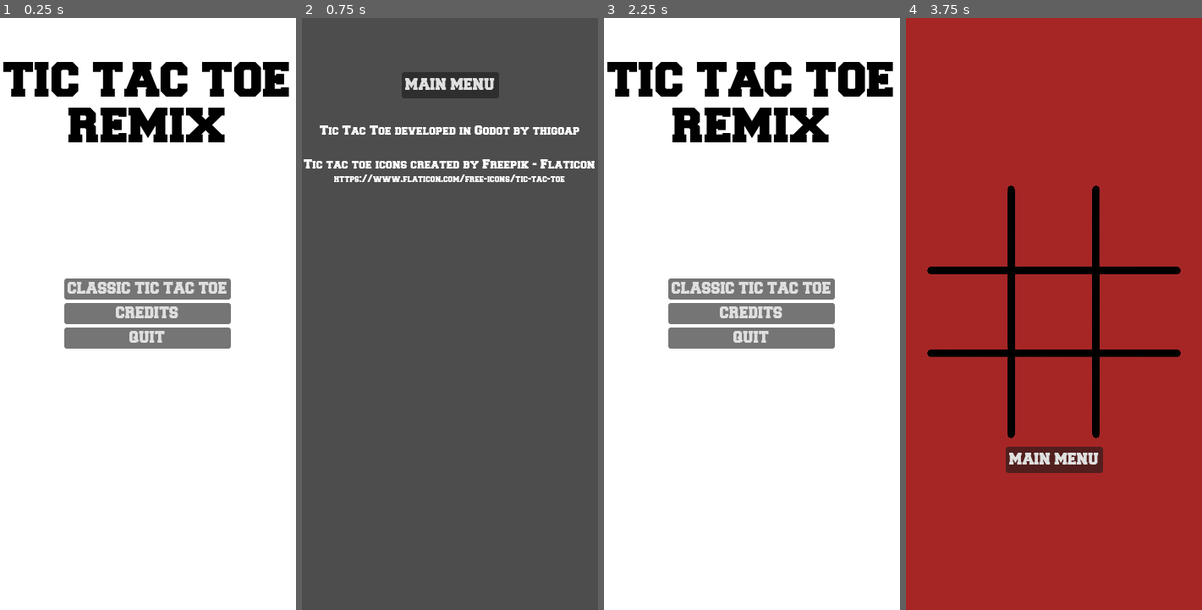
Above: before the commit, frames 1-4 (left to right).
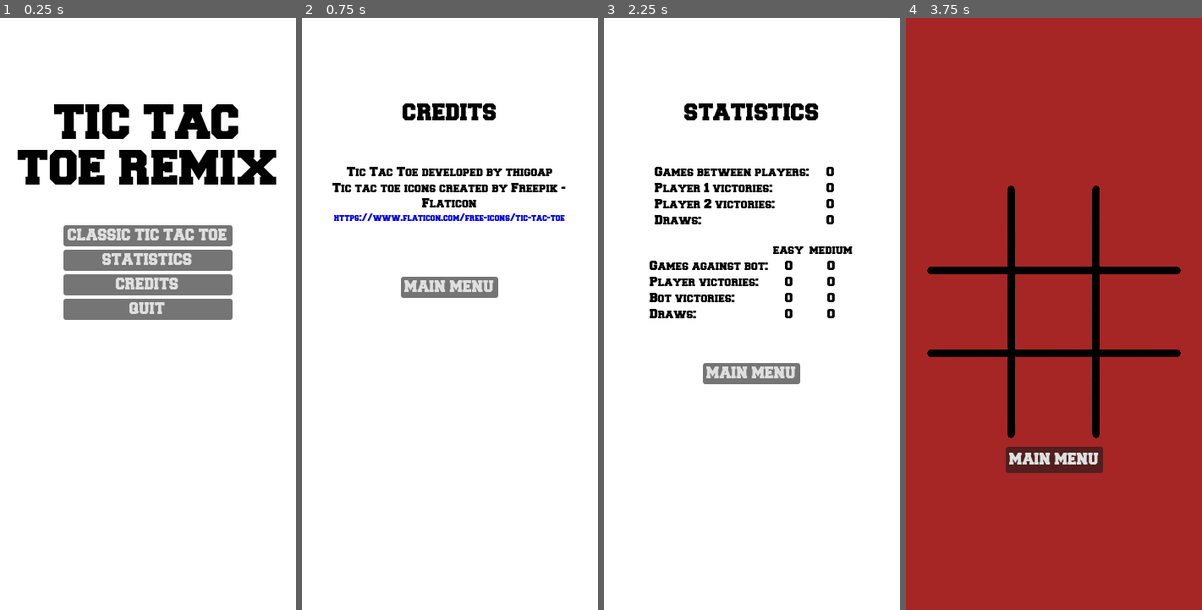
Above: after the commit, the same moments.

Repository: thigoap/godot_retro-games-remix
Game: Godot game, scene res://scenes/main_menu.tscn
Two runs of this game, one before a commit and one after it. Both use one fixed random seed, a clock stepped at 60 frames per second and the inputs below.
Inputs (mouse positions are in pixels of both pictures, inside the frame that each line leads up to):
- Up to frame 1 (0.25 s): no input
- Up to frame 2 (0.75 s): click "CREDITS" at 0.5 s
- Up to frame 3 (2.25 s): click "MAIN MENU" at 1.25 s; click (752, 260) at 2 s, where only the run after the commit has a clickable "STATISTICS"
- Up to frame 4 (3.75 s): click (1054, 373) at 2.75 s, where only the run after the commit has a clickable "MAIN MENU"; click "CLASSIC TIC TAC TOE" at 3.5 s

The runs differ from the first frame. In frame 1, 18% of the frame differs, in the area x 1-98%, y 7-56%; in frame 2, 98%, in the area x 0-100%, y 0-100%; in frame 3, 16%; in frame 4, nothing differs.

Commit message:
Created statistics page and adjusted visual.

Diff:
--- a/scenes/credits.tscn
+++ b/scenes/credits.tscn
@@ -1,7 +1,10 @@
-[gd_scene load_steps=3 format=3 uid="uid://dr6lfgy02vi6t"]
+[gd_scene load_steps=4 format=3 uid="uid://dr6lfgy02vi6t"]
 
 [ext_resource type="Script" path="res://scripts/credits.gd" id="1_lq723"]
 [ext_resource type="FontFile" uid="uid://bjcunf2h07njr" path="res://assets/freshman/Freshman.ttf" id="2_mwuux"]
+
+[sub_resource type="StyleBoxFlat" id="StyleBoxFlat_s8h6q"]
+bg_color = Color(1, 1, 1, 1)
 
 [node name="Credits" type="Control"]
 layout_mode = 3
@@ -12,33 +15,63 @@
 grow_vertical = 2
 script = ExtResource("1_lq723")
 
-[node name="VBoxContainer" type="VBoxContainer" parent="."]
+[node name="Panel" type="Panel" parent="."]
 layout_mode = 1
 anchors_preset = 15
 anchor_right = 1.0
 anchor_bottom = 1.0
-offset_top = 126.0
 grow_horizontal = 2
 grow_vertical = 2
+theme_override_styles/panel = SubResource("StyleBoxFlat_s8h6q")
 
-[node name="Godot" type="Label" parent="VBoxContainer"]
+[node name="MarginContainer" type="MarginContainer" parent="."]
+layout_mode = 1
+anchors_preset = 15
+anchor_right = 1.0
+anchor_bottom = 1.0
+grow_horizontal = 2
+grow_vertical = 2
+theme_override_constants/margin_left = 20
+theme_override_constants/margin_top = 100
+theme_override_constants/margin_right = 20
+
+[node name="VBoxContainer" type="VBoxContainer" parent="MarginContainer"]
 layout_mode = 2
+theme_override_constants/separation = 50
+
+[node name="VBoxContainer" type="VBoxContainer" parent="MarginContainer/VBoxContainer"]
+layout_mode = 2
+size_flags_horizontal = 4
+
+[node name="Title" type="Label" parent="MarginContainer/VBoxContainer/VBoxContainer"]
+layout_mode = 2
+size_flags_horizontal = 4
+theme_override_colors/font_color = Color(0, 0, 0, 1)
 theme_override_fonts/font = ExtResource("2_mwuux")
-theme_override_font_sizes/font_size = 14
-text = "Tic Tac Toe developed in Godot by thigoap
+theme_override_font_sizes/font_size = 24
+text = "CREDITS
 "
 horizontal_alignment = 1
 
-[node name="Godot2" type="Label" parent="VBoxContainer"]
+[node name="VBoxContainer2" type="VBoxContainer" parent="MarginContainer/VBoxContainer"]
 layout_mode = 2
+size_flags_horizontal = 4
+
+[node name="Game" type="Label" parent="MarginContainer/VBoxContainer/VBoxContainer2"]
+layout_mode = 2
+size_flags_horizontal = 4
+theme_override_colors/font_color = Color(0, 0, 0, 1)
 theme_override_fonts/font = ExtResource("2_mwuux")
-text = "
+theme_override_font_sizes/font_size = 14
+text = "Tic Tac Toe developed by thigoap
 "
 horizontal_alignment = 1
 
-[node name="Assets" type="Label" parent="VBoxContainer"]
-custom_minimum_size = Vector2(350, 0)
+[node name="Assets" type="Label" parent="MarginContainer/VBoxContainer/VBoxContainer2"]
+custom_minimum_size = Vector2(300, 0)
 layout_mode = 2
+size_flags_horizontal = 4
+theme_override_colors/font_color = Color(0, 0, 0, 1)
 theme_override_fonts/font = ExtResource("2_mwuux")
 theme_override_font_sizes/font_size = 14
 text = "Tic tac toe icons created by Freepik - Flaticon
@@ -46,9 +79,10 @@
 horizontal_alignment = 1
 autowrap_mode = 2
 
-[node name="Assets url" type="Label" parent="VBoxContainer"]
-custom_minimum_size = Vector2(350, 0)
+[node name="Assets url" type="Label" parent="MarginContainer/VBoxContainer/VBoxContainer2"]
+custom_minimum_size = Vector2(300, 0)
 layout_mode = 2
+theme_override_colors/font_color = Color(0, 0, 0.913725, 1)
 theme_override_fonts/font = ExtResource("2_mwuux")
 theme_override_font_sizes/font_size = 10
 text = "https://www.flaticon.com/free-icons/tic-tac-toe
@@ -57,23 +91,13 @@
 horizontal_alignment = 1
 autowrap_mode = 2
 
-[node name="Panel" type="Panel" parent="."]
+[node name="VBoxContainer3" type="VBoxContainer" parent="MarginContainer/VBoxContainer"]
 layout_mode = 2
-offset_top = 121.0
-offset_right = 400.0
-offset_bottom = 121.0
+size_flags_horizontal = 4
 
-[node name="Button" type="Button" parent="."]
-layout_mode = 1
-anchors_preset = 5
-anchor_left = 0.5
-anchor_right = 0.5
-offset_left = -57.5
-offset_top = 64.0
-offset_right = 57.5
-offset_bottom = 95.0
-grow_horizontal = 2
+[node name="Button" type="Button" parent="MarginContainer/VBoxContainer/VBoxContainer3"]
+layout_mode = 2
 theme_override_fonts/font = ExtResource("2_mwuux")
 text = "MAIN MENU"
 
-[connection signal="pressed" from="Button" to="." method="_on_button_pressed"]
+[connection signal="pressed" from="MarginContainer/VBoxContainer/VBoxContainer3/Button" to="." method="_on_button_pressed"]
--- a/scenes/main_menu.tscn
+++ b/scenes/main_menu.tscn
@@ -24,46 +24,63 @@
 grow_vertical = 2
 theme_override_styles/panel = SubResource("StyleBoxFlat_kj46a")
 
-[node name="Label" type="Label" parent="."]
-layout_mode = 1
-anchors_preset = 10
-anchor_right = 1.0
-offset_top = 50.0
-offset_bottom = 101.0
-grow_horizontal = 2
-theme_override_colors/font_color = Color(0, 0, 0, 1)
-theme_override_fonts/font = ExtResource("2_c82sg")
-theme_override_font_sizes/font_size = 50
-text = "TIC TAC TOE
-REMIX"
-horizontal_alignment = 1
-
-[node name="CenterContainer" type="CenterContainer" parent="."]
+[node name="MarginContainer" type="MarginContainer" parent="."]
 layout_mode = 1
 anchors_preset = 15
 anchor_right = 1.0
 anchor_bottom = 1.0
 grow_horizontal = 2
 grow_vertical = 2
+theme_override_constants/margin_left = 10
+theme_override_constants/margin_top = 100
+theme_override_constants/margin_right = 10
 
-[node name="VBoxContainer" type="VBoxContainer" parent="CenterContainer"]
+[node name="VBoxContainer" type="VBoxContainer" parent="MarginContainer"]
+layout_mode = 2
+theme_override_constants/separation = 40
+
+[node name="Tic Tac Toe Remix" type="Label" parent="MarginContainer/VBoxContainer"]
+custom_minimum_size = Vector2(300, 0)
+layout_mode = 2
+theme_override_colors/font_color = Color(0, 0, 0, 1)
+theme_override_fonts/font = ExtResource("2_c82sg")
+theme_override_font_sizes/font_size = 50
+text = "TIC TAC TOE REMIX"
+horizontal_alignment = 1
+autowrap_mode = 2
+
+[node name="VBoxContainer" type="VBoxContainer" parent="MarginContainer/VBoxContainer"]
 layout_mode = 2
 
-[node name="Tic Tac Toe" type="Button" parent="CenterContainer/VBoxContainer"]
+[node name="Tic Tac Toe" type="Button" parent="MarginContainer/VBoxContainer/VBoxContainer"]
+custom_minimum_size = Vector2(200, 0)
 layout_mode = 2
+size_flags_horizontal = 4
 theme_override_fonts/font = ExtResource("2_c82sg")
 text = "CLASSIC TIC TAC TOE"
 
-[node name="Credits" type="Button" parent="CenterContainer/VBoxContainer"]
+[node name="Statistics" type="Button" parent="MarginContainer/VBoxContainer/VBoxContainer"]
+custom_minimum_size = Vector2(200, 0)
 layout_mode = 2
+size_flags_horizontal = 4
+theme_override_fonts/font = ExtResource("2_c82sg")
+text = "STATISTICS"
+
+[node name="Credits" type="Button" parent="MarginContainer/VBoxContainer/VBoxContainer"]
+custom_minimum_size = Vector2(200, 0)
+layout_mode = 2
+size_flags_horizontal = 4
 theme_override_fonts/font = ExtResource("2_c82sg")
 text = "CREDITS"
 
-[node name="Quit" type="Button" parent="CenterContainer/VBoxContainer"]
+[node name="Quit" type="Button" parent="MarginContainer/VBoxContainer/VBoxContainer"]
+custom_minimum_size = Vector2(200, 0)
 layout_mode = 2
+size_flags_horizontal = 4
 theme_override_fonts/font = ExtResource("2_c82sg")
 text = "QUIT"
 
-[connection signal="pressed" from="CenterContainer/VBoxContainer/Tic Tac Toe" to="." method="_on_tic_tac_toe_pressed"]
-[connection signal="pressed" from="CenterContainer/VBoxContainer/Credits" to="." method="_on_credits_pressed"]
-[connection signal="pressed" from="CenterContainer/VBoxContainer/Quit" to="." method="_on_quit_pressed"]
+[connection signal="pressed" from="MarginContainer/VBoxContainer/VBoxContainer/Tic Tac Toe" to="." method="_on_tic_tac_toe_pressed"]
+[connection signal="pressed" from="MarginContainer/VBoxContainer/VBoxContainer/Statistics" to="." method="_on_statistics_pressed"]
+[connection signal="pressed" from="MarginContainer/VBoxContainer/VBoxContainer/Credits" to="." method="_on_credits_pressed"]
+[connection signal="pressed" from="MarginContainer/VBoxContainer/VBoxContainer/Quit" to="." method="_on_quit_pressed"]
--- /dev/null
+++ b/scenes/statistics.tscn
@@ -0,0 +1,313 @@
+[gd_scene load_steps=4 format=3 uid="uid://b2a6q7e8of42t"]
+
+[ext_resource type="Script" path="res://scripts/credits.gd" id="1_4vydb"]
+[ext_resource type="FontFile" uid="uid://bjcunf2h07njr" path="res://assets/freshman/Freshman.ttf" id="2_a4ta4"]
+
+[sub_resource type="StyleBoxFlat" id="StyleBoxFlat_s8h6q"]
+bg_color = Color(1, 1, 1, 1)
+
+[node name="Credits" type="Control"]
+layout_mode = 3
+anchors_preset = 15
+anchor_right = 1.0
+anchor_bottom = 1.0
+grow_horizontal = 2
+grow_vertical = 2
+script = ExtResource("1_4vydb")
+
+[node name="Panel" type="Panel" parent="."]
+layout_mode = 1
+anchors_preset = 15
+anchor_right = 1.0
+anchor_bottom = 1.0
+grow_horizontal = 2
+grow_vertical = 2
+theme_override_styles/panel = SubResource("StyleBoxFlat_s8h6q")
+
+[node name="MarginContainer" type="MarginContainer" parent="."]
+layout_mode = 1
+anchors_preset = 15
+anchor_right = 1.0
+anchor_bottom = 1.0
+grow_horizontal = 2
+grow_vertical = 2
+theme_override_constants/margin_left = 20
+theme_override_constants/margin_top = 100
+theme_override_constants/margin_right = 20
+
+[node name="VBoxContainer" type="VBoxContainer" parent="MarginContainer"]
+layout_mode = 2
+size_flags_horizontal = 4
+theme_override_constants/separation = 50
+
+[node name="VBoxContainer" type="VBoxContainer" parent="MarginContainer/VBoxContainer"]
+layout_mode = 2
+size_flags_horizontal = 4
+
+[node name="Title" type="Label" parent="MarginContainer/VBoxContainer/VBoxContainer"]
+layout_mode = 2
+size_flags_horizontal = 4
+theme_override_colors/font_color = Color(0, 0, 0, 1)
+theme_override_fonts/font = ExtResource("2_a4ta4")
+theme_override_font_sizes/font_size = 24
+text = "STATISTICS
+"
+horizontal_alignment = 1
+
+[node name="VBoxContainer2" type="VBoxContainer" parent="MarginContainer/VBoxContainer"]
+layout_mode = 2
+theme_override_constants/separation = 20
+
+[node name="GridContainer" type="GridContainer" parent="MarginContainer/VBoxContainer/VBoxContainer2"]
+layout_mode = 2
+size_flags_horizontal = 4
+columns = 2
+
+[node name="Players" type="Label" parent="MarginContainer/VBoxContainer/VBoxContainer2/GridContainer"]
+layout_mode = 2
+size_flags_horizontal = 0
+theme_override_colors/font_color = Color(0, 0, 0, 1)
+theme_override_fonts/font = ExtResource("2_a4ta4")
+theme_override_font_sizes/font_size = 14
+text = "Games between players:
+"
+
+[node name="Players Games" type="Label" parent="MarginContainer/VBoxContainer/VBoxContainer2/GridContainer"]
+custom_minimum_size = Vector2(40, 0)
+layout_mode = 2
+size_flags_horizontal = 0
+theme_override_colors/font_color = Color(0, 0, 0, 1)
+theme_override_fonts/font = ExtResource("2_a4ta4")
+theme_override_font_sizes/font_size = 14
+text = "0
+"
+horizontal_alignment = 1
+
+[node name="Player 1" type="Label" parent="MarginContainer/VBoxContainer/VBoxContainer2/GridContainer"]
+layout_mode = 2
+size_flags_horizontal = 0
+theme_override_colors/font_color = Color(0, 0, 0, 1)
+theme_override_fonts/font = ExtResource("2_a4ta4")
+theme_override_font_sizes/font_size = 14
+text = "Player 1 victories:
+"
+
+[node name="Player 1 Victories" type="Label" parent="MarginContainer/VBoxContainer/VBoxContainer2/GridContainer"]
+custom_minimum_size = Vector2(40, 0)
+layout_mode = 2
+size_flags_horizontal = 4
+theme_override_colors/font_color = Color(0, 0, 0, 1)
+theme_override_fonts/font = ExtResource("2_a4ta4")
+theme_override_font_sizes/font_size = 14
+text = "0
+"
+horizontal_alignment = 1
+
+[node name="Player 2" type="Label" parent="MarginContainer/VBoxContainer/VBoxContainer2/GridContainer"]
+layout_mode = 2
+size_flags_horizontal = 0
+theme_override_colors/font_color = Color(0, 0, 0, 1)
+theme_override_fonts/font = ExtResource("2_a4ta4")
+theme_override_font_sizes/font_size = 14
+text = "Player 2 victories:
+"
+
+[node name="Player 2 Victories" type="Label" parent="MarginContainer/VBoxContainer/VBoxContainer2/GridContainer"]
+custom_minimum_size = Vector2(40, 0)
+layout_mode = 2
+size_flags_horizontal = 4
+theme_override_colors/font_color = Color(0, 0, 0, 1)
+theme_override_fonts/font = ExtResource("2_a4ta4")
+theme_override_font_sizes/font_size = 14
+text = "0
+"
+horizontal_alignment = 1
+
+[node name="Players Draw" type="Label" parent="MarginContainer/VBoxContainer/VBoxContainer2/GridContainer"]
+layout_mode = 2
+size_flags_horizontal = 0
+theme_override_colors/font_color = Color(0, 0, 0, 1)
+theme_override_fonts/font = ExtResource("2_a4ta4")
+theme_override_font_sizes/font_size = 14
+text = "Draws:
+"
+
+[node name="Draws" type="Label" parent="MarginContainer/VBoxContainer/VBoxContainer2/GridContainer"]
+custom_minimum_size = Vector2(40, 0)
+layout_mode = 2
+size_flags_horizontal = 4
+theme_override_colors/font_color = Color(0, 0, 0, 1)
+theme_override_fonts/font = ExtResource("2_a4ta4")
+theme_override_font_sizes/font_size = 14
+text = "0
+"
+horizontal_alignment = 1
+
+[node name="GridContainer2" type="GridContainer" parent="MarginContainer/VBoxContainer/VBoxContainer2"]
+layout_mode = 2
+size_flags_horizontal = 4
+columns = 3
+
+[node name="Empty" type="Label" parent="MarginContainer/VBoxContainer/VBoxContainer2/GridContainer2"]
+layout_mode = 2
+size_flags_horizontal = 0
+theme_override_colors/font_color = Color(0, 0, 0, 1)
+theme_override_fonts/font = ExtResource("2_a4ta4")
+theme_override_font_sizes/font_size = 14
+text = "
+"
+
+[node name="Easy" type="Label" parent="MarginContainer/VBoxContainer/VBoxContainer2/GridContainer2"]
+custom_minimum_size = Vector2(40, 0)
+layout_mode = 2
+theme_override_colors/font_color = Color(0, 0, 0, 1)
+theme_override_fonts/font = ExtResource("2_a4ta4")
+theme_override_font_sizes/font_size = 14
+text = "easy
+"
+horizontal_alignment = 1
+
+[node name="Medium" type="Label" parent="MarginContainer/VBoxContainer/VBoxContainer2/GridContainer2"]
+custom_minimum_size = Vector2(40, 0)
+layout_mode = 2
+size_flags_horizontal = 0
+theme_override_colors/font_color = Color(0, 0, 0, 1)
+theme_override_fonts/font = ExtResource("2_a4ta4")
+theme_override_font_sizes/font_size = 14
+text = "medium
+"
+horizontal_alignment = 1
+
+[node name="Bots" type="Label" parent="MarginContainer/VBoxContainer/VBoxContainer2/GridContainer2"]
+layout_mode = 2
+size_flags_horizontal = 0
+theme_override_colors/font_color = Color(0, 0, 0, 1)
+theme_override_fonts/font = ExtResource("2_a4ta4")
+theme_override_font_sizes/font_size = 14
+text = "Games against bot:
+"
+
+[node name="Easy Bot Games" type="Label" parent="MarginContainer/VBoxContainer/VBoxContainer2/GridContainer2"]
+custom_minimum_size = Vector2(40, 0)
+layout_mode = 2
+theme_override_colors/font_color = Color(0, 0, 0, 1)
+theme_override_fonts/font = ExtResource("2_a4ta4")
+theme_override_font_sizes/font_size = 14
+text = "0
+"
+horizontal_alignment = 1
+
+[node name="Medium Bot Games" type="Label" parent="MarginContainer/VBoxContainer/VBoxContainer2/GridContainer2"]
+custom_minimum_size = Vector2(52, 0)
+layout_mode = 2
+size_flags_horizontal = 4
+theme_override_colors/font_color = Color(0, 0, 0, 1)
+theme_override_fonts/font = ExtResource("2_a4ta4")
+theme_override_font_sizes/font_size = 14
+text = "0
+"
+horizontal_alignment = 1
+
+[node name="Player" type="Label" parent="MarginContainer/VBoxContainer/VBoxContainer2/GridContainer2"]
+layout_mode = 2
+size_flags_horizontal = 0
+theme_override_colors/font_color = Color(0, 0, 0, 1)
+theme_override_fonts/font = ExtResource("2_a4ta4")
+theme_override_font_sizes/font_size = 14
+text = "Player victories:
+"
+
+[node name="Easy Player Victories" type="Label" parent="MarginContainer/VBoxContainer/VBoxContainer2/GridContainer2"]
+custom_minimum_size = Vector2(40, 0)
+layout_mode = 2
+size_flags_horizontal = 4
+theme_override_colors/font_color = Color(0, 0, 0, 1)
+theme_override_fonts/font = ExtResource("2_a4ta4")
+theme_override_font_sizes/font_size = 14
+text = "0
+"
+horizontal_alignment = 1
+
+[node name="Medium Player Victories" type="Label" parent="MarginContainer/VBoxContainer/VBoxContainer2/GridContainer2"]
+custom_minimum_size = Vector2(40, 0)
+layout_mode = 2
+size_flags_horizontal = 4
+theme_override_colors/font_color = Color(0, 0, 0, 1)
+theme_override_fonts/font = ExtResource("2_a4ta4")
+theme_override_font_sizes/font_size = 14
+text = "0
+"
+horizontal_alignment = 1
+
+[node name="Bot" type="Label" parent="MarginContainer/VBoxContainer/VBoxContainer2/GridContainer2"]
+layout_mode = 2
+size_flags_horizontal = 0
+theme_override_colors/font_color = Color(0, 0, 0, 1)
+theme_override_fonts/font = ExtResource("2_a4ta4")
+theme_override_font_sizes/font_size = 14
+text = "Bot victories:
+"
+
+[node name="Easy Bot Victories" type="Label" parent="MarginContainer/VBoxContainer/VBoxContainer2/GridContainer2"]
+custom_minimum_size = Vector2(40, 0)
+layout_mode = 2
+size_flags_horizontal = 4
+theme_override_colors/font_color = Color(0, 0, 0, 1)
+theme_override_fonts/font = ExtResource("2_a4ta4")
+theme_override_font_sizes/font_size = 14
+text = "0
+"
+horizontal_alignment = 1
+
+[node name="Medium Bot Victories" type="Label" parent="MarginContainer/VBoxContainer/VBoxContainer2/GridContainer2"]
+custom_minimum_size = Vector2(40, 0)
+layout_mode = 2
+size_flags_horizontal = 4
+theme_override_colors/font_color = Color(0, 0, 0, 1)
+theme_override_fonts/font = ExtResource("2_a4ta4")
+theme_override_font_sizes/font_size = 14
+text = "0
+"
+horizontal_alignment = 1
+
+[node name="Bots Draw" type="Label" parent="MarginContainer/VBoxContainer/VBoxContainer2/GridContainer2"]
+layout_mode = 2
+size_flags_horizontal = 0
+theme_override_colors/font_color = Color(0, 0, 0, 1)
+theme_override_fonts/font = ExtResource("2_a4ta4")
+theme_override_font_sizes/font_size = 14
+text = "Draws:
+"
+
+[node name="Easy Draws" type="Label" parent="MarginContainer/VBoxContainer/VBoxContainer2/GridContainer2"]
+custom_minimum_size = Vector2(40, 0)
+layout_mode = 2
+size_flags_horizontal = 4
+theme_override_colors/font_color = Color(0, 0, 0, 1)
+theme_override_fonts/font = ExtResource("2_a4ta4")
+theme_override_font_sizes/font_size = 14
+text = "0
+"
+horizontal_alignment = 1
+
+[node name="Medium Draws" type="Label" parent="MarginContainer/VBoxContainer/VBoxContainer2/GridContainer2"]
+custom_minimum_size = Vector2(40, 0)
+layout_mode = 2
+size_flags_horizontal = 4
+theme_override_colors/font_color = Color(0, 0, 0, 1)
+theme_override_fonts/font = ExtResource("2_a4ta4")
+theme_override_font_sizes/font_size = 14
+text = "0
+"
+horizontal_alignment = 1
+
+[node name="VBoxContainer3" type="VBoxContainer" parent="MarginContainer/VBoxContainer"]
+layout_mode = 2
+size_flags_horizontal = 4
+
+[node name="Button" type="Button" parent="MarginContainer/VBoxContainer/VBoxContainer3"]
+layout_mode = 2
+theme_override_fonts/font = ExtResource("2_a4ta4")
+text = "MAIN MENU"
+
+[connection signal="pressed" from="MarginContainer/VBoxContainer/VBoxContainer3/Button" to="." method="_on_button_pressed"]
--- a/scripts/main_menu.gd
+++ b/scripts/main_menu.gd
@@ -4,10 +4,11 @@
 func _on_tic_tac_toe_pressed():
 	get_tree().change_scene_to_file("res://scenes/tic tac toe/tic_tac_toe.tscn")
 
-
 func _on_credits_pressed():
 	get_tree().change_scene_to_file("res://scenes/credits.tscn")
 
+func _on_statistics_pressed():
+	get_tree().change_scene_to_file("res://scenes/statistics.tscn")
 
 func _on_quit_pressed():
 	get_tree().quit()
